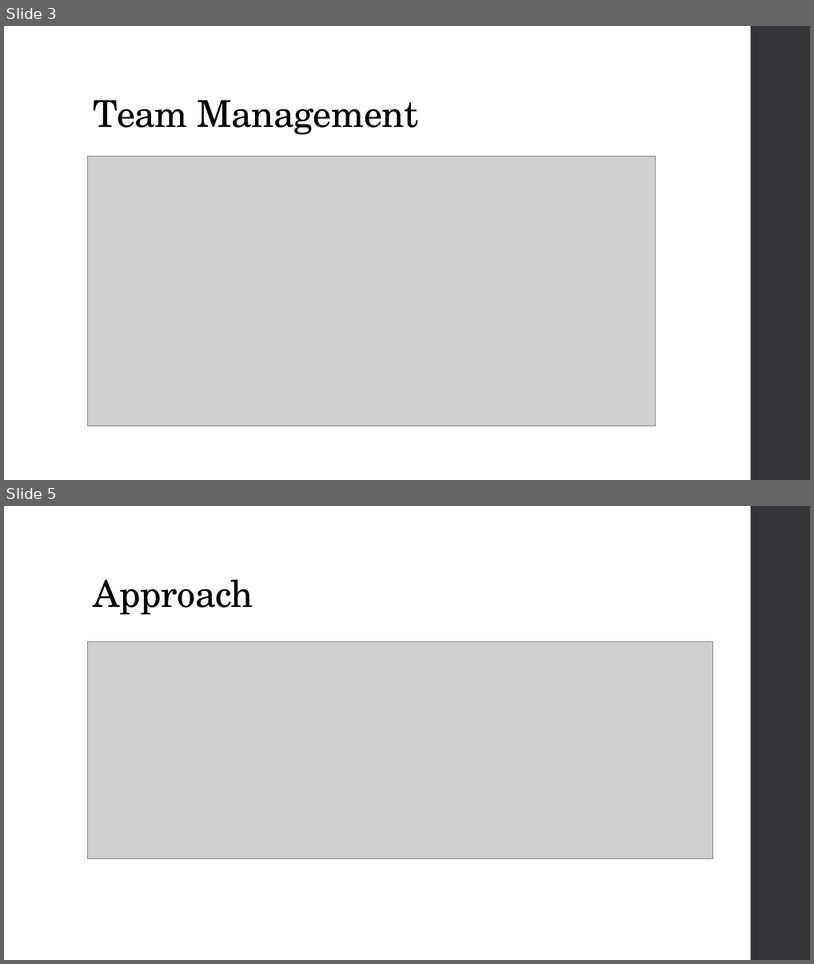
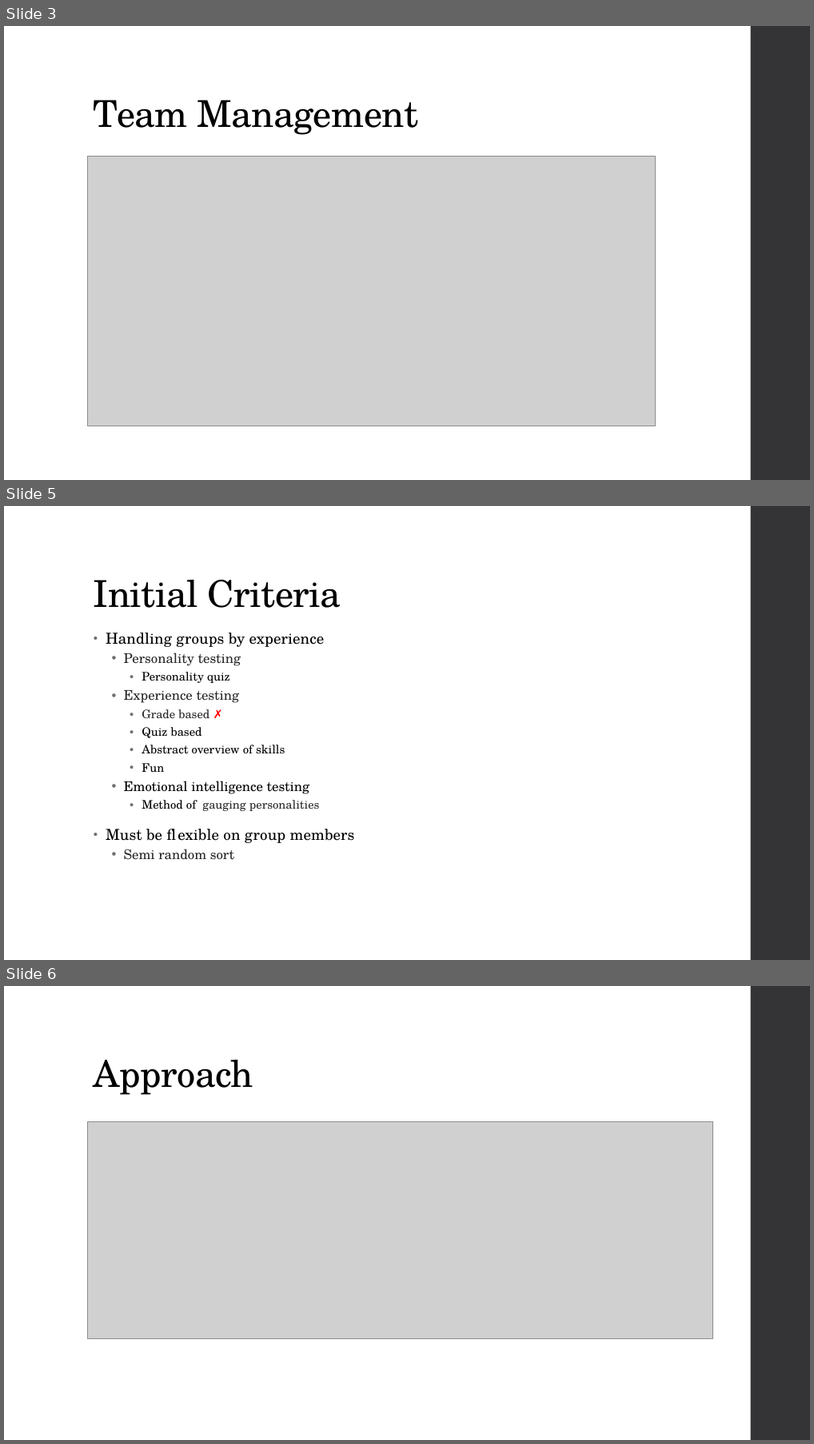
Before and after one commit to ECAK1998/CM2305, a slide deck: Interim Client Presentation.pptx. Shown one above the other, each under a label of ours: slides 3 and 5 before the commit, slides 3, 5 and 6 after it; the slides between them are not shown. The pictures are 814x964 and 814x1444 pixels, drawn with LibreOffice and Linux fonts; fonts in the diff are those of the drawing; grey boxes stand for pictures. Boxes give left, top, right and bottom in pixels: in the first picture for what was removed or moved away, otherwise in the second. Text is boxed around its words. In the diff, an @@ line names an element or a change of style, - is before the commit and + after.

Commit message:
Finished speech pointers added to Interim Group Report

```diff
--- a/Interim Client Presentation.pptx
+++ b/Interim Client Presentation.pptx
@@ slide 5 added at box(4, 506, 810, 960), background #FFFFFF; not listed: 1 template element that a slide beside it also shows @@
@@ title added at box(94, 580, 342, 608), 44 pt, text #000000 @@
+Initial Criteria
@@ text added at box(106, 632, 355, 860), 14 pt, text #000000 @@
+• Handling groups by experience
+  • Personality testing
+    • Personality quiz
+  • Experience testing
+    • Grade based ✗
+    • Quiz based
+    • Abstract overview of skills
+    • Fun
+  • Emotional intelligence testing
+    • Method of gauging personalities
+• Must be flexible on group members
+  • Semi random sort
@@ what was slide 5 is now slide 6 @@
```
Also in this commit, not shown: 1 other slide added, 1 slide removed.
